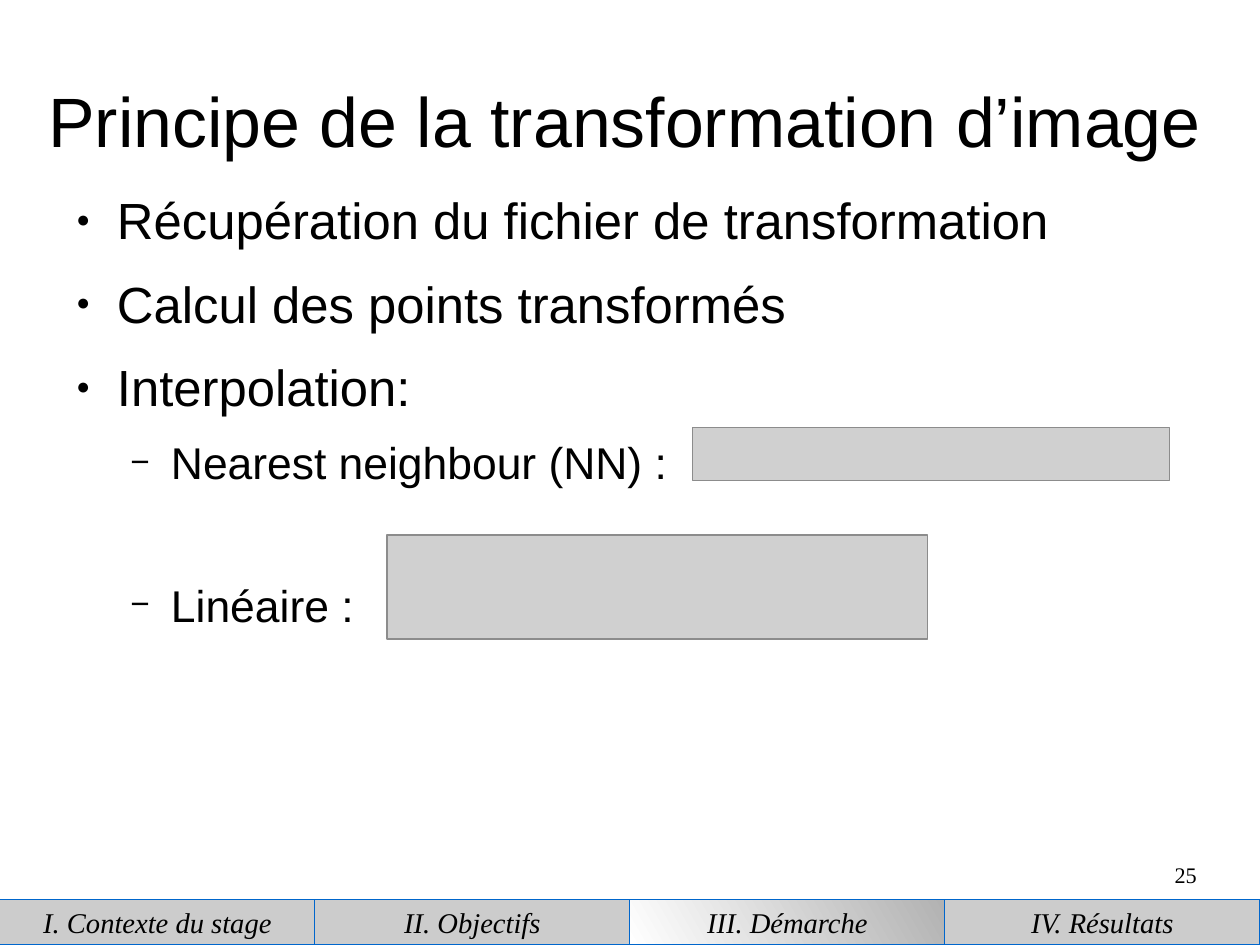
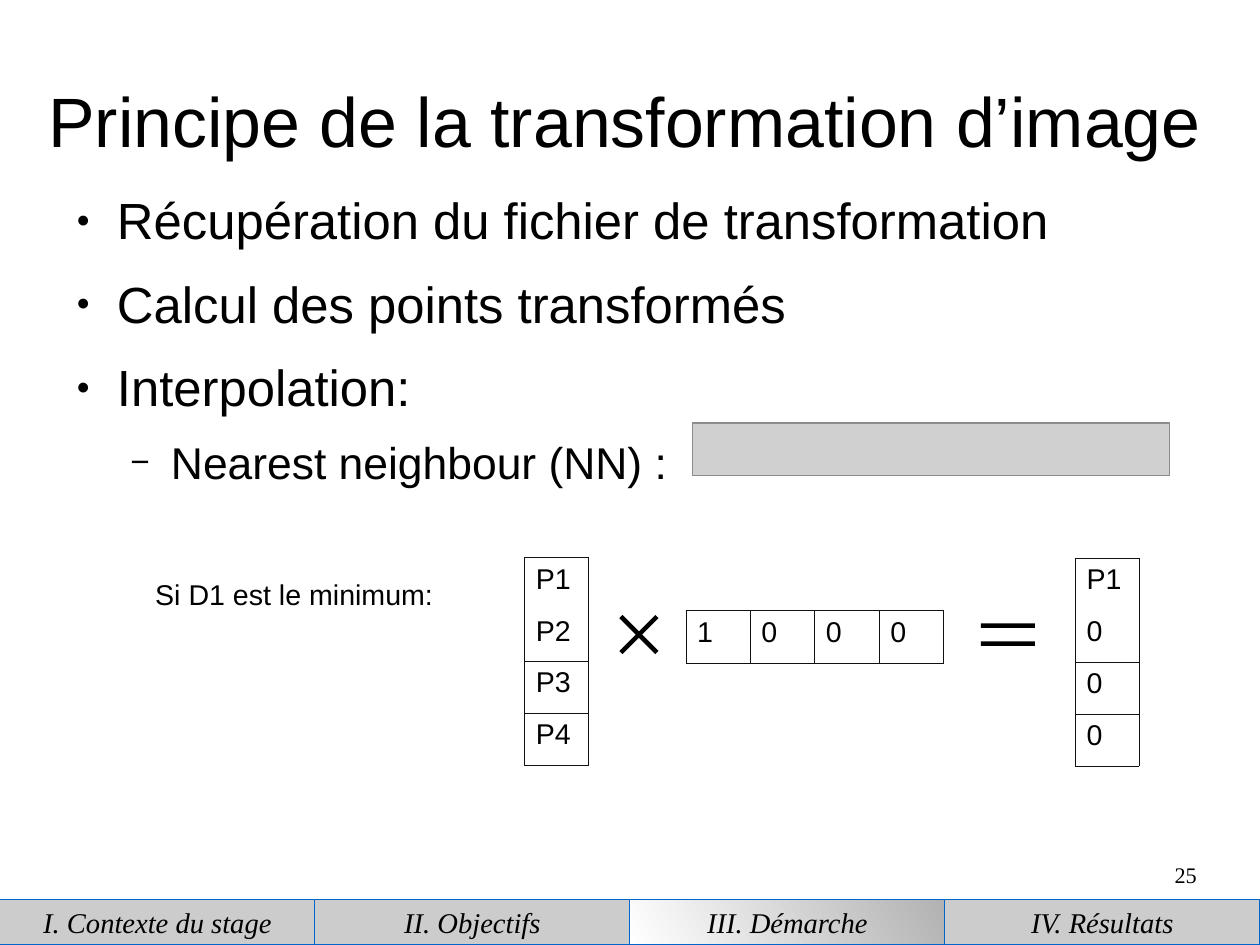
Before and after one commit to piatf/Report-2016-interniship-BioMedIA, a slide deck: slide 25 of presentation.odp. Drawn at 1260x945 pixels with LibreOffice and Linux fonts; fonts in the diff are those of the drawing; grey boxes stand for pictures. Boxes give left, top, right and bottom in pixels: in the first picture for what was removed or moved away, otherwise in the second. Text is boxed around its words. In the diff, an @@ line names an element or a change of style, - is before the commit and + after.

```diff
--- a/presentation.odp
+++ b/presentation.odp
@@ picture: place and size @@
-picture at (693,428,1171,480)
+picture at (693,423,1171,476)
@@ picture removed at (388,535,928,639) @@
@@ table added at (525,558,589,766), 4 rows, 1 columns @@
+P1
+P2
+P3
+P4
@@ table added at (1076,558,1140,766), 4 rows, 1 columns @@
+P1
+0
+0
+0
@@ text added at (155,584,433,606), 18 pt, text #000000 @@
+Si D1 est le minimum:
@@ text at (171,589,329,623): paragraph removed @@
-  − Linéaire :
@@ line added from (621, 616) to (657, 653), #000000 2.83 pt @@
@@ line added from (657, 616) to (621, 653), #000000 2.83 pt @@
@@ table added at (686,611,942,662), 1 rows, 4 columns @@
+1 | 0 | 0 | 0
@@ line added from (1036, 625) to (981, 625), #000000 2.83 pt @@
@@ line added from (981, 644) to (1036, 644), #000000 2.83 pt @@
```
Also in this commit, not shown: 13 other slides changed, 5 slides added, 1 slide removed.
